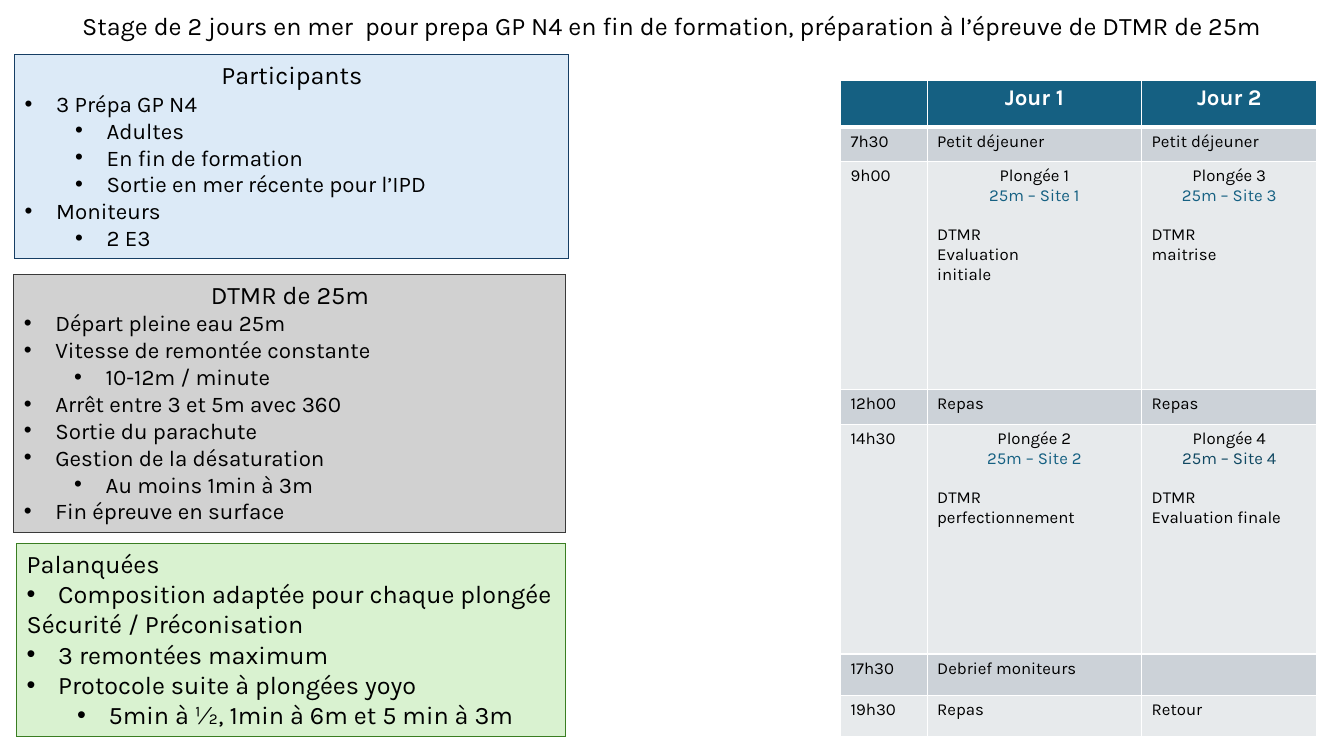
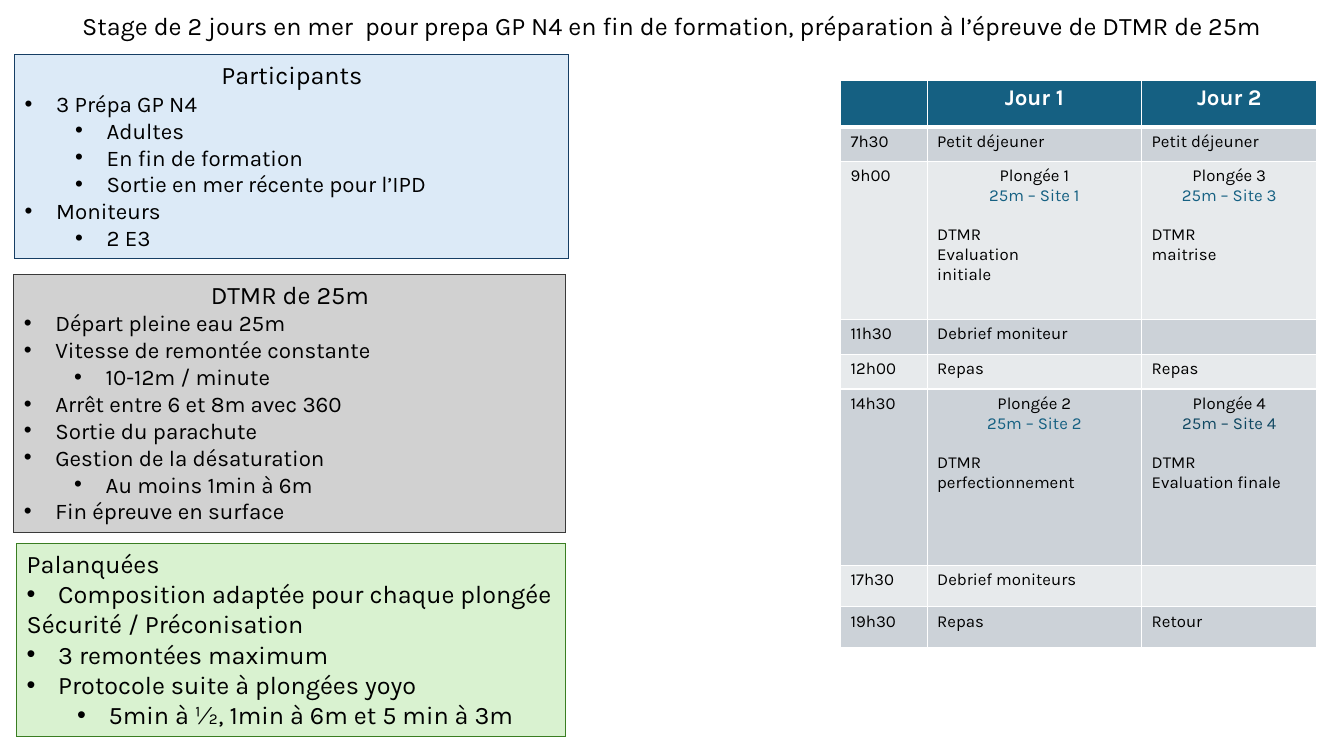
Before and after one commit to ArtigueOlivier/mf1, a slide deck: slide 1 of ppt/dtmr-n4.pptx. Drawn at 1344x756 pixels with LibreOffice and Linux fonts; fonts in the diff are those of the drawing. Boxes give left, top, right and bottom in pixels: in the first picture for what was removed or moved away, otherwise in the second. Text is boxed around its words. In the diff, an @@ line names an element or a change of style, - is before the commit and + after.

Commit message:
use new dtmr

```diff
--- a/ppt/dtmr-n4.pptx
+++ b/ppt/dtmr-n4.pptx
@@ table at box(841, 81, 1318, 648) @@
+row 4: 11h30 | Debrief moniteur | 
@@ text in rectangle at box(55, 396, 342, 413): text changed @@
-• Arrêt entre 3 et 5m avec 360
+• Arrêt entre 6 et 8m avec 360
@@ text in rectangle at box(106, 476, 313, 494): text changed @@
-  • Au moins 1min à 3m
+  • Au moins 1min à 6m
```
